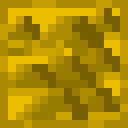
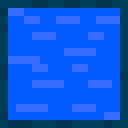
Two versions of the same layered image (w=128, h=128). Layer-by-layer changes:
hid "Lag 3" over [left=0, top=0, right=128, bottom=128]
showed "Lag 2" over [left=0, top=0, right=128, bottom=128]
